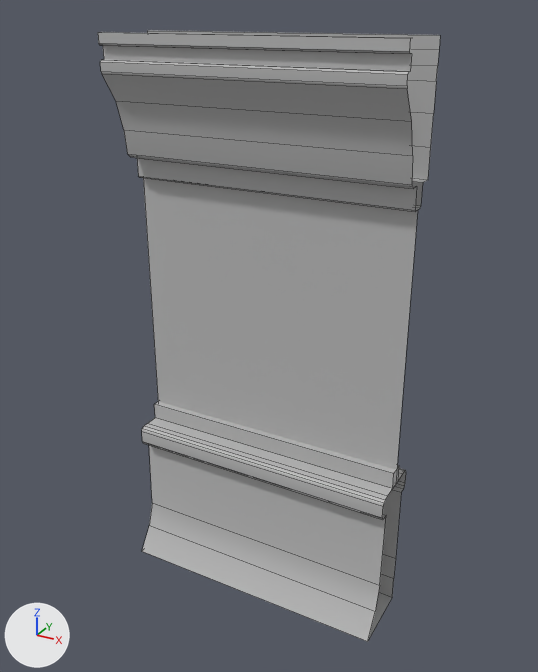
A saved change to the FBX model Assets/Meshes/SM_window_straight.fbx.
One viewpoint serves both versions: a 50 mm lens placed at (3.31, -3.83, 4.11), pointed at (1.02, 0.32, 2.04). Lighting does not change. The marker at lower left points along +X, +Y and +Z. Mesh edges are drawn as thin lines. Where no turn or scale is listed for an object, it has been applied to the vertices.
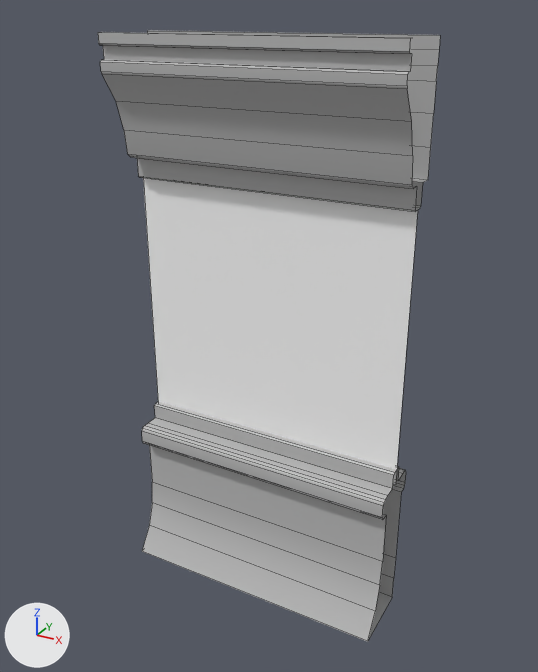
What differs and where, as boxes [x1, y1, x2, y2] in the pictures (538 x 672 px; the box of a moved part takes in the faces that stretch with it):
part 1 of me_mesh, moved or reshaped: [149, 402, 399, 585] in both
part 2 of me_mesh, recoloured: [143, 178, 418, 470] in both

The edits, one by one:
Material 'Default_Material' (mat_default_material) is new.
Its base color is (1.0, 1.0, 1.0) (white #ffffff).
me_mesh is used by ob_polysurface15; location (0.0, 0.0, 0.0).
me_mesh had 110 vertices, 55 faces and spanned x 0.0..2.0, y 0.0..0.58, z 0.0..3.98.
me_mesh now has 116 vertices, 56 faces and spans x 0.0..2.0, y 0.0..0.58, z 0.0..3.98.
Part 1, on me_mesh:
4 faces are deleted.
4 vertices in x 0.0..2.0, y 0.3..0.4, z 1.24 move by (0.0, 0.0, -0.01).
6 vertices are added at (0.0, 0.39, 1.24), (0.0, 0.31, 1.24), (0.0, 0.2, 0.56), (2.0, 0.39, 1.24), (2.0, 0.31, 1.24), (2.0, 0.2, 0.56).
5 new faces join them, mat_lambert1 (grey #bcbcbc).
me_mesh part 2: 1 face spanning x 0.0..2.0, y 0.35, z 1.12..3.04 switches from mat_lambert1 (grey #bcbcbc) to mat_default_material (white #ffffff).
me_mesh now uses material mat_default_material (white #ffffff).
